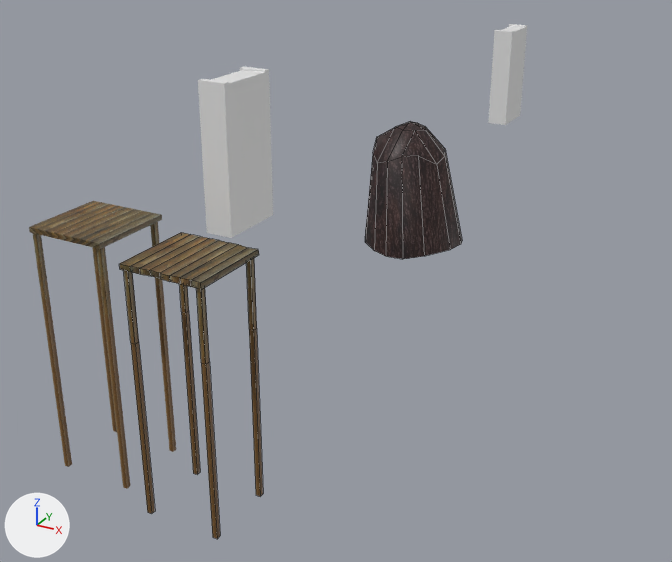
A saved change to the FBX model Assets/Environment/riverEnviroModels.fbx.
Camera for both pictures: a 50 mm lens placed at (39.2, -86.8, 25.6), pointed at (-2.1, -11.8, -12.0). Arrows for +X, +Y and +Z are at lower left; the lights stay in place. Mesh edges are drawn as thin lines on the coarser meshes.

Objects in the first picture: 'DockPlatform', 'DockPlatformCollider', 'Mud', 'RiverWall0', 'RiverWall0.001'.
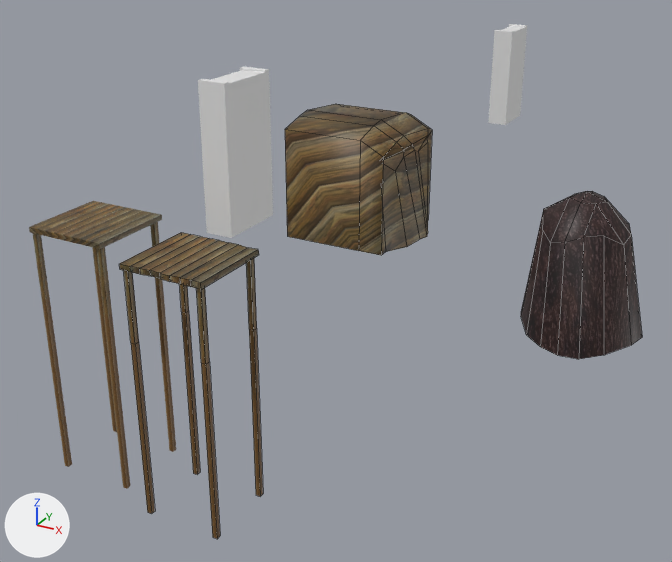
Diff of the bpy script that builds the scene:
```diff
--- a/Assets/Environment/riverEnviroModels.fbx.py
+++ b/Assets/Environment/riverEnviroModels.fbx.py
@@ me_plane_001 @@
+me_plane_001.from_pydata(...)  # 38 vertices, 30 faces; spans x -11.4..1.98, y -5.86..6.34, z -10.88..2.1
+me_plane_001.materials.append(mat_material)  # picture img_dockalbedo_png
@@ ob_mud @@
 ob_mud = bpy.data.objects.new('Mud', me_plane)
-ob_mud.location = (0.0, 0.0, 0.0)
+ob_mud.location = (21.3, -10.5, -1.1)
@@ ob_mudwall @@
+ob_mudwall = bpy.data.objects.new('MudWall', me_plane_001)
+ob_mudwall.location = (0.0, 0.0, 0.0)
```

Changed parts and their boxes (x1, y1, x2, y2) in the pictures (672 x 562 px):
'Mud', moved
    before: (365, 121, 462, 259)
    after: (521, 191, 642, 359)
'MudWall', added (brown)
    after: (285, 104, 432, 255)
